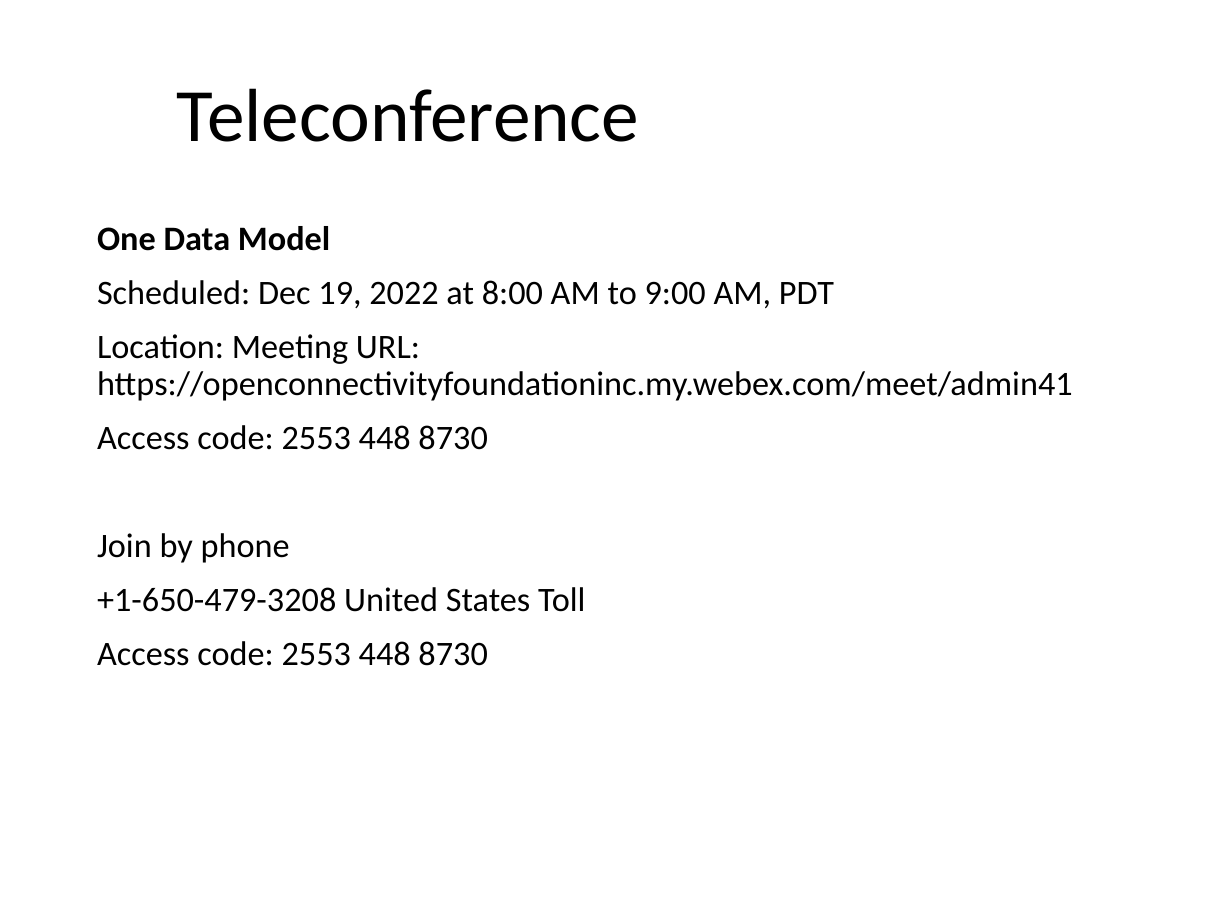
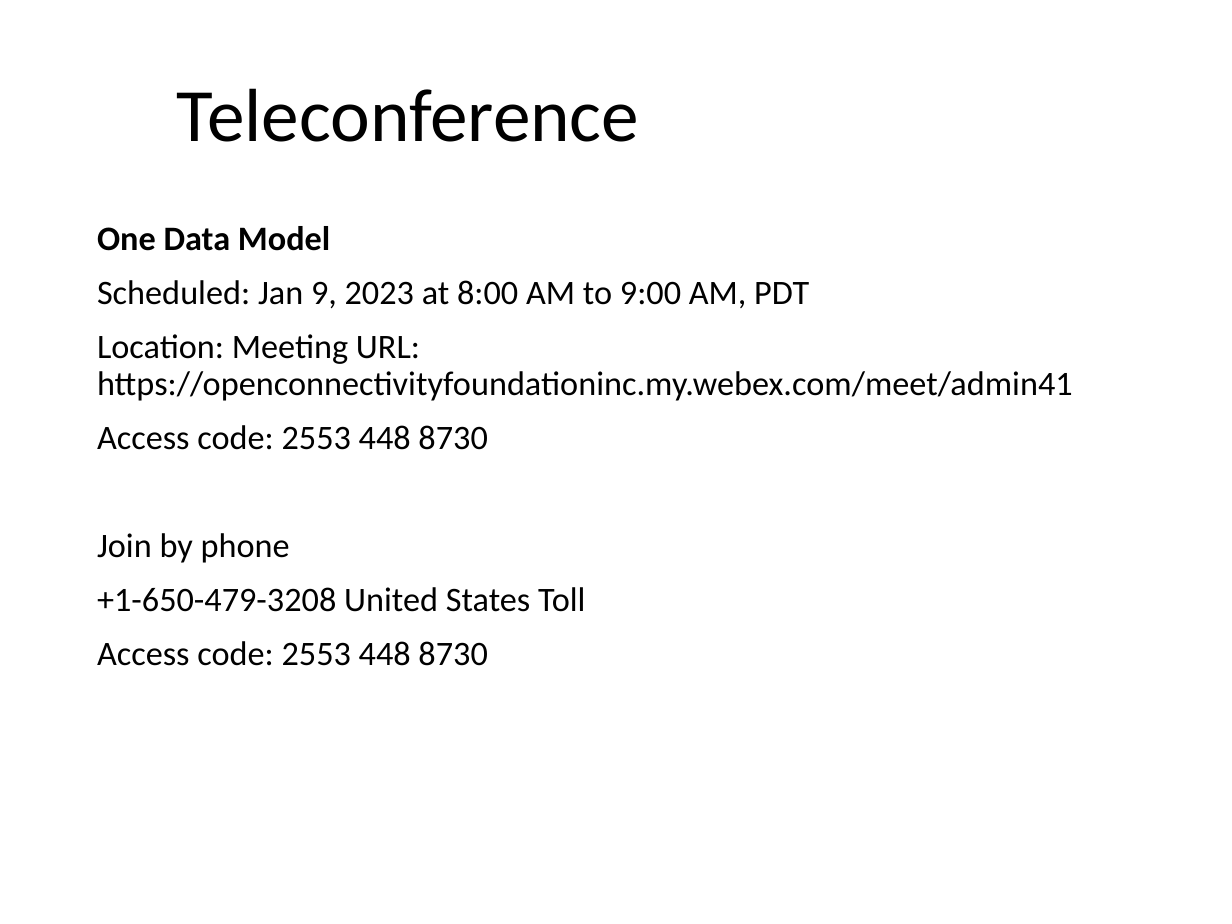
Before and after one commit to one-data-model/onedm-admin, a slide deck: slide 3 of Agenda Materials/onedm-agenda-2022-12-19.pptx. Drawn at 1232x924 pixels with LibreOffice and Linux fonts; fonts in the diff are those of the drawing; background and template pictures are left out. Boxes give left, top, right and bottom in pixels: in the first picture for what was removed or moved away, otherwise in the second. Text is boxed around its words. In the diff, an @@ line names an element or a change of style, - is before the commit and + after.

```diff
--- a/Agenda Materials/onedm-agenda-2022-12-19.pptx
+++ b/Agenda Materials/onedm-agenda-2022-12-19.pptx
@@ text at [97, 280, 809, 308]: text changed @@
-Scheduled: Dec 19, 2022 at 8:00 AM to 9:00 AM, PDT
+Scheduled: Jan 9, 2023 at 8:00 AM to 9:00 AM, PDT
```
Also in this commit, not shown: 2 other slides changed, 4 other files.
